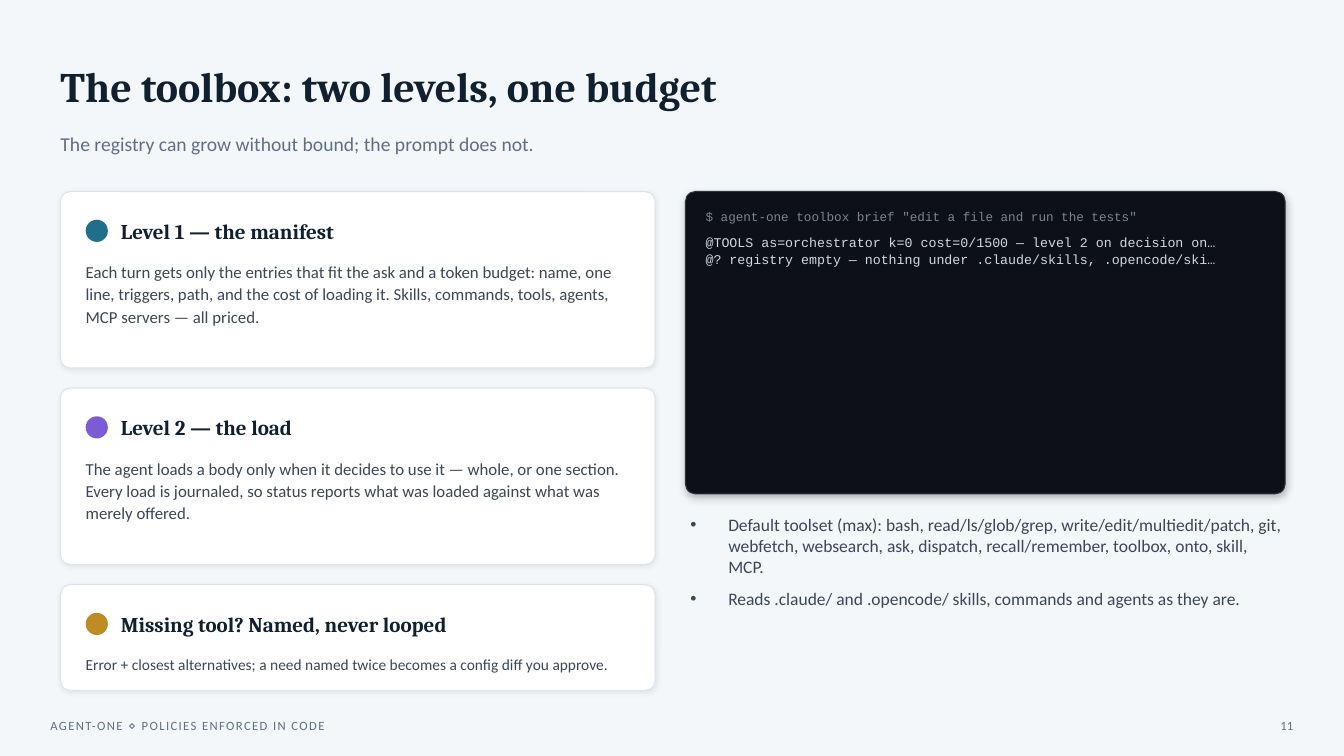
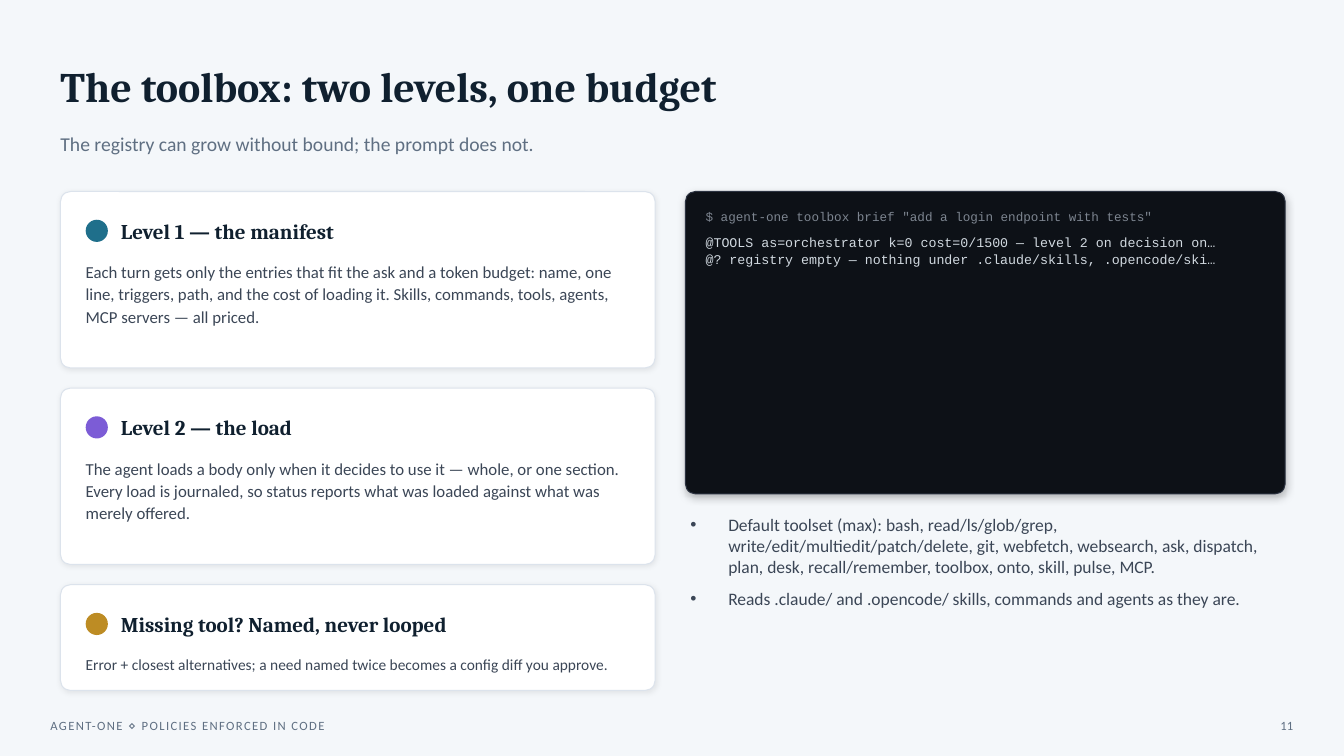
Before and after one commit to Kaginari/agent-one, a slide deck: slide 11 of presentations/agent-one-binary.pptx. Drawn at 1344x756 pixels with LibreOffice and Linux fonts; fonts in the diff are those of the drawing. Boxes give left, top, right and bottom in pixels: in the first picture for what was removed or moved away, otherwise in the second. Text is boxed around its words. In the diff, an @@ line names an element or a change of style, - is before the commit and + after.

```diff
--- a/presentations/agent-one-binary.pptx
+++ b/presentations/agent-one-binary.pptx
@@ text at bbox=[721, 212, 1152, 224]: text changed @@
-$ agent-one toolbox brief "edit a file and run the tests"
+$ agent-one toolbox brief "add a login endpoint with tests"
@@ text at bbox=[728, 518, 1257, 576]: text changed @@
-• Default toolset (max): bash, read/ls/glob/grep, write/edit/multiedit/patch, git, webfetch, websearch, ask, dispatch, recall/remember, toolbox, onto, skill, MCP.
+• Default toolset (max): bash, read/ls/glob/grep, write/edit/multiedit/patch/delete, git, webfetch, websearch, ask, dispatch, plan, desk, recall/remember, toolbox, onto, skill, pulse, MCP.
```
Also in this commit, not shown: 11 other slides changed, 1 slide added, 1 slide removed, 3 other files.
